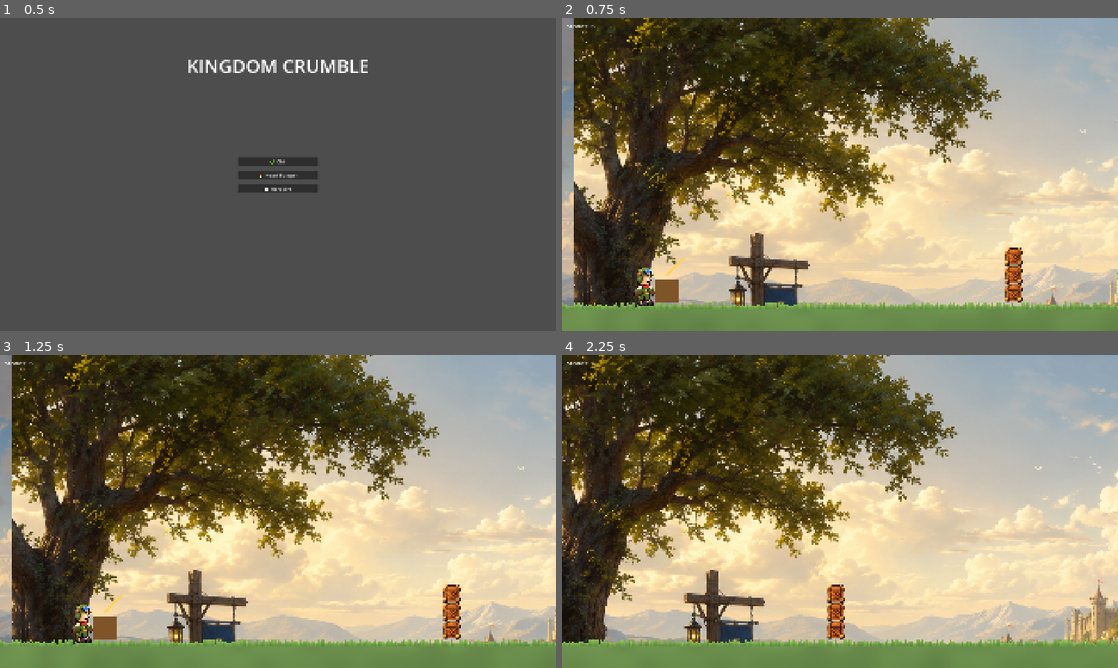
Above: before the commit, frames 1-4 (two rows, left to right).
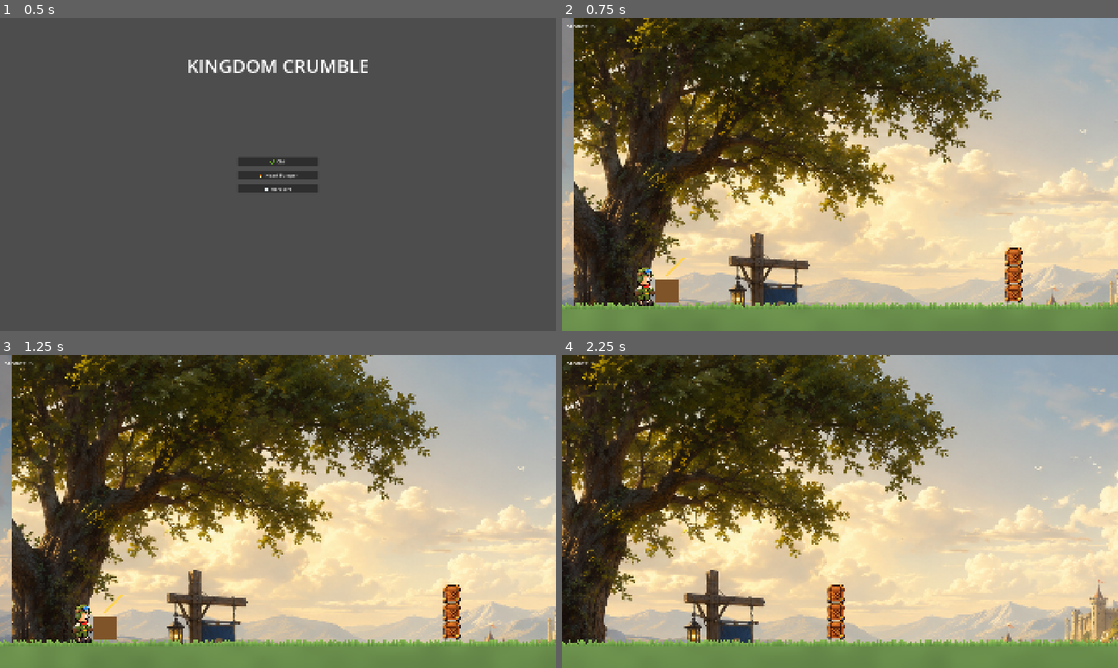
Above: after the commit, the same moments.

Repository: hazlema/kingdom-crumble
Game: Godot game, scene res://scenes/main_menu.tscn
Same seed, same stepped clock (60 frames per second), same inputs: the game is played once before the commit and once after it.
Inputs (mouse positions are in pixels of both pictures, inside the frame that each line leads up to):
- Up to frame 1 (0.5 s): no input
- Up to frame 2 (0.75 s): click "🌿 Chill" at 0.5 s
- Up to frame 3 (1.25 s): no input
- Up to frame 4 (2.25 s): tap Enter (advance) at 1.25, 1.35 s; move the mouse to (962, 495) at 1.27 s; hold . (scout_right) 1.28-2 s; click (962, 495) at 1.42 s; drag from (728, 527) to (812, 574) at 2.02 s

Frame 1 is identical in both runs. In frame 2, 0.5% of the frame differs, in the area x 0-100%, y 90-94%; in frame 3, 0.6%; in frame 4, 0.6%.

Commit message:
tweak: thinner grass blades (3.5px)
Co-Authored-By: Claude Fable 5 <noreply@anthropic.com>

Diff:
--- a/scenes/level_01.tscn
+++ b/scenes/level_01.tscn
@@ -12,6 +12,8 @@
 shader = ExtResource("7")
 shader_parameter/rect_width_px = 6000.0
 shader_parameter/rect_height_px = 600.0
+shader_parameter/blade_width_px = 3.5
+shader_parameter/sway_px = 4.0
 
 [sub_resource type="WorldBoundaryShape2D" id="ground_shape"]
 
